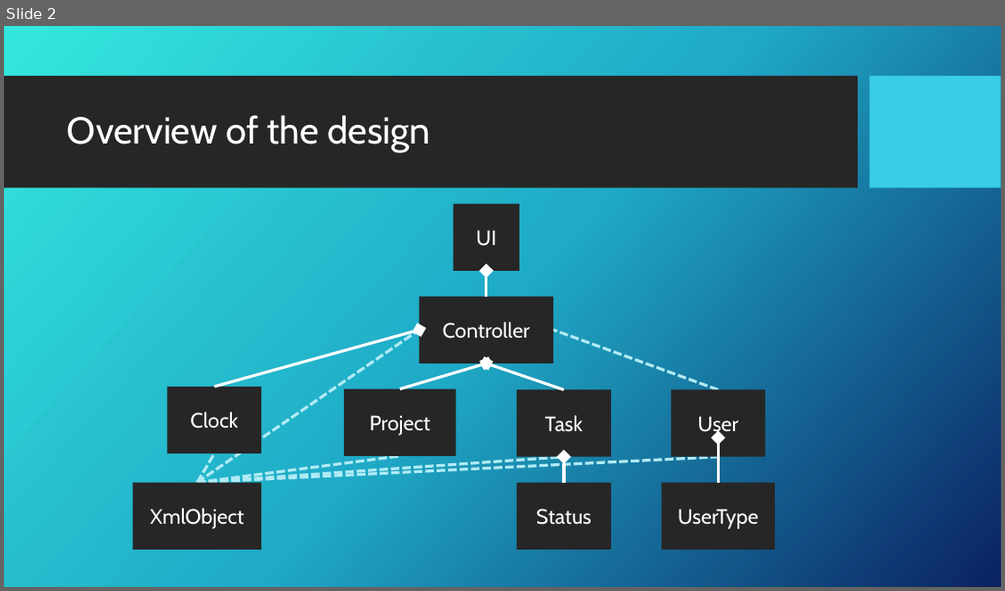
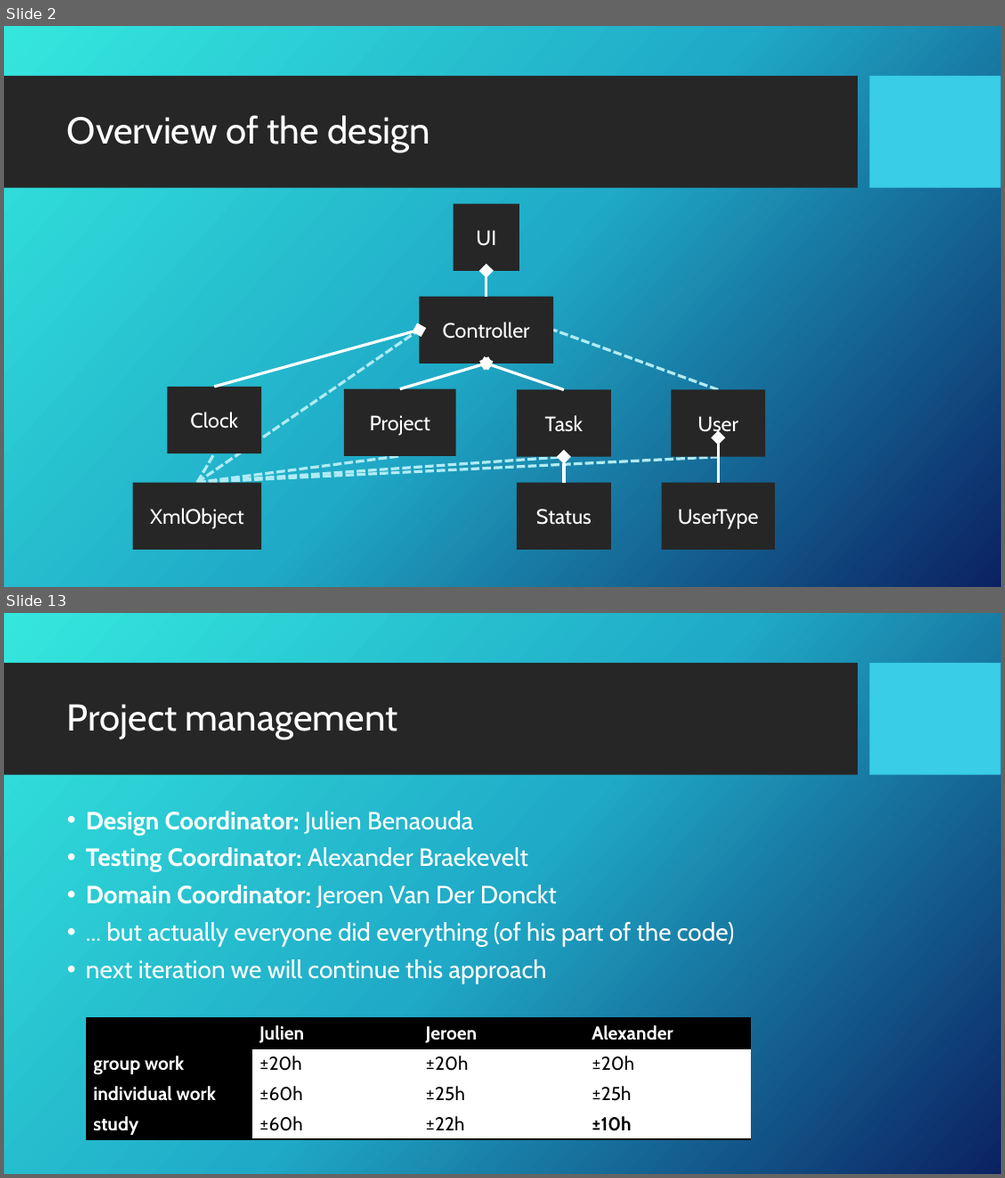
Before and after one commit to julienbenaouda/projectJJA, a slide deck: presentation/Presentation Taskman.pptx. Shown one above the other, each under a label of ours: slide 2 before the commit, slides 2 and 13 after it; the slides between them are not shown. The pictures are 1005x591 and 1005x1178 pixels, drawn with LibreOffice and Linux fonts; fonts in the diff are those of the drawing; background and template pictures are left out. Boxes give left, top, right and bottom in pixels: in the first picture for what was removed or moved away, otherwise in the second. Text is boxed around its words. In the diff, an @@ line names an element or a change of style, - is before the commit and + after.

```diff
--- a/presentation/Presentation Taskman.pptx
+++ b/presentation/Presentation Taskman.pptx
@@ slide 13 added at (4, 613, 1001, 1174), background picture (left out); not listed: 2 template elements that a slide beside it also shows @@
@@ title added at (67, 704, 398, 739), 36 pt, text #FFFFFF @@
+Project management
@@ text added at (86, 811, 734, 984), 24 pt, text #FFFFFF @@
+• Design Coordinator: Julien Benaouda
+• Testing Coordinator: Alexander Braekevelt
+• Domain Coordinator: Jeroen Van Der Donckt
+• ... but actually everyone did everything (of his part of the code)
+• next iteration we will continue this approach
@@ table added at (86, 1018, 751, 1140), 4 rows, 4 columns @@
+ | Julien | Jeroen | Alexander
+group work | ±20h | ±20h | ±20h
+individual work | ±60h | ±25h | ±25h
+study | ±60h | ±22h | ±10h
```
Also in this commit, not shown: 7 slides changed, 3 other slides added, 3 other files.
